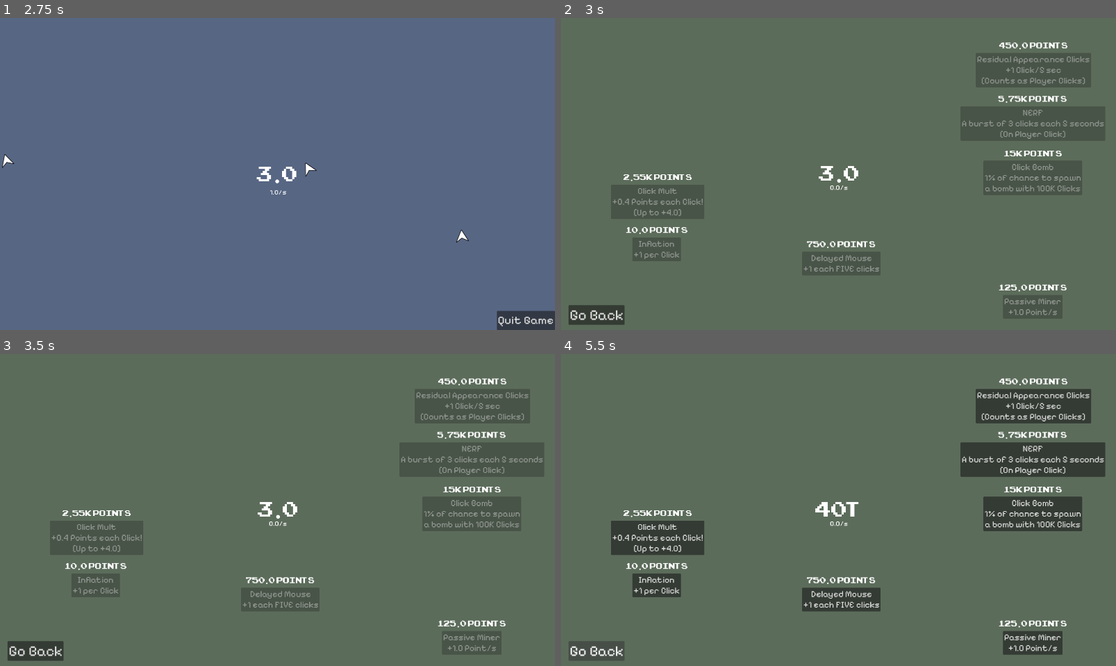
Above: before the commit, frames 1-4 (two rows, left to right).
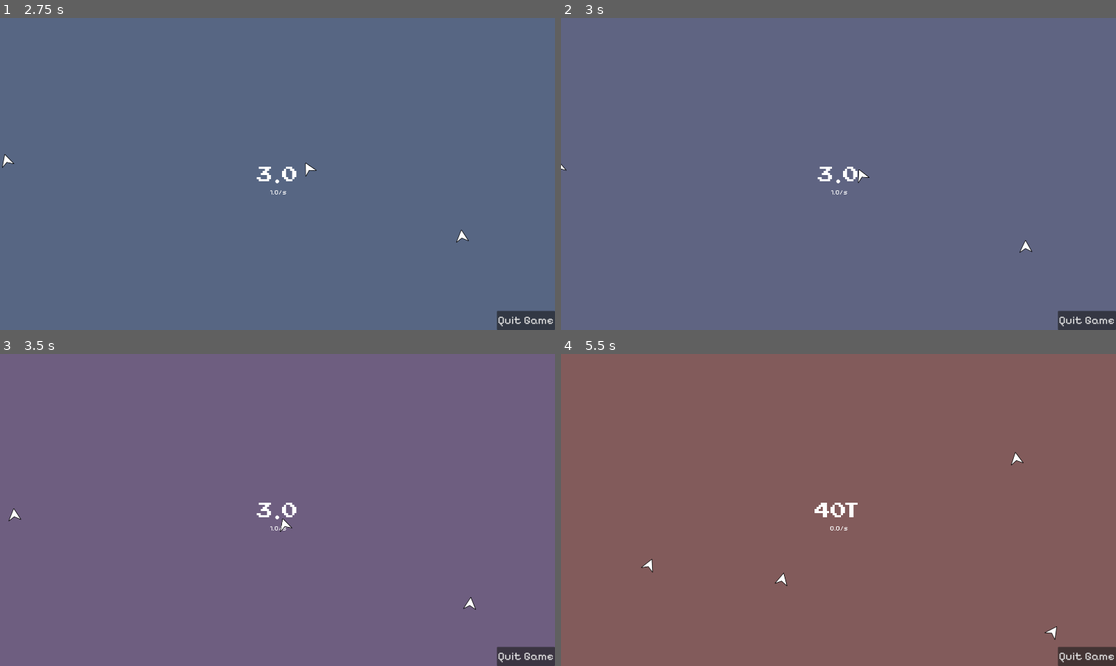
Above: after the commit, the same moments.

Repository: EnzoPandaBRYT/chaos-clicker
Game: Godot game, scene res://scenes/clicking/clicker.tscn
Two runs of this game, one before a commit and one after it. Both use one fixed random seed, a clock stepped at 60 frames per second and the inputs below. Sound files missing from this copy of the repository are replaced by a short silence.
Inputs (mouse positions are in pixels of both pictures, inside the frame that each line leads up to):
- Up to frame 1 (2.75 s): click "Click Me!" at 0.5 s; click "Click Me!" at 1.25 s; click "Click Me!" at 2 s
- Up to frame 2 (3 s): tap S (shop) at 2.85 s
- Up to frame 3 (3.5 s): tap S (shop) at 3.02, 3.32 s
- Up to frame 4 (5.5 s): click (594, 650) at 3.5 s, where only the run before the commit has a clickable "Go Back"; tap Left (give_million_points) at 4.35 s; tap S (shop) at 4.52, 4.55, 4.82, 5.3 s; hold Up (give_points) from 5.03 s (still down)

Frame 1 is identical in both runs. In frame 2, 100% of the frame differs, in the area x 0-100%, y 0-100%; in frame 3, 100%; in frame 4, 100%.

Commit message:
CHAOS CLICKER!

Diff:
--- a/scenes/clicking/clicker_handler.gd
+++ b/scenes/clicking/clicker_handler.gd
@@ -72,7 +72,7 @@
 			x += 1
 			spawn_cursor()
 
-	if Input.is_action_just_pressed("shop"):
+	if Input.is_action_just_pressed("shop") and GlobalVars.unlocked_shop:
 		AudioPlayer.open_menu_gui()
 		get_tree().change_scene_to_file("res://scenes/store/store.tscn")
 
@@ -123,10 +123,19 @@
 	else:
 		while click_burst_loop:
 			await get_tree().create_timer(0.1).timeout
-			GlobalVars.score += GlobalVars.click_power
+			GlobalVars.score += GlobalVars.click_power * Items.click_mult_power
+			GlobalVars.avg_score += GlobalVars.click_power * Items.click_mult_power
 			var rng = randi_range(0, 100-Items.click_bomb_chance)
 			if rng == 0 and Items.click_bomb_acquired > 0:
 				spawn_bomb()
+			if Items.click_mult_power > Items.click_mult_max and Items.click_mult_acquired == 1:
+				Items.click_mult_power = floori(Items.click_mult_power)
+
+			if (Items.click_mult_power + Items.click_mult_sum) < Items.click_mult_max and Items.click_mult_acquired > 1:
+				Items.click_mult_power += Items.click_mult_sum
+
+			if Items.click_mult_power < Items.click_mult_max and Items.click_mult_acquired == 1:
+				Items.click_mult_power += Items.click_mult_sum
 
 	if Items.click_mult_power > Items.click_mult_max and Items.click_mult_acquired == 1:
 		Items.click_mult_power = floori(Items.click_mult_power)
@@ -146,10 +155,6 @@
 
 	GlobalVars.score += GlobalVars.click_power * Items.click_mult_power
 	GlobalVars.avg_score += GlobalVars.click_power * Items.click_mult_power
-	print("\nItems.click_mult_power: " + str(Items.click_mult_power))
-	print("Items.click_mult_max: " + str(Items.click_mult_max))
-	print("Items.click_mult_sum: " + str(Items.click_mult_sum))
-	print("Items.click_mult_acquired: " + str(Items.click_mult_acquired))
 
 func ghost_click():
 	GlobalVars.score += GlobalVars.click_power * Items.click_mult_power
@@ -174,11 +179,12 @@
 		4:
 			GlobalVars.click_storage += 1
 			if GlobalVars.click_storage == 2:
-				GlobalVars.sGlobalVars.score += GlobalVars.click_power * Items.click_mult_power
+				GlobalVars.score += GlobalVars.click_power * Items.click_mult_power
 				GlobalVars.click_storage = 0
 		5:
 			GlobalVars.click_storage = 0
 			GlobalVars.score += GlobalVars.click_power * Items.click_mult_power
+
 
 	if GlobalVars.click_burst_ready and Items.click_burst_acquired < 8:
 		GlobalVars.click_burst_ready = false
--- a/scenes/store/store.tscn
+++ b/scenes/store/store.tscn
@@ -281,6 +281,7 @@
 [On Player Click]"
 
 [node name="click_bomb" type="VBoxContainer" parent="."]
+visible = false
 layout_mode = 1
 anchors_preset = -1
 anchor_left = -0.0276042
